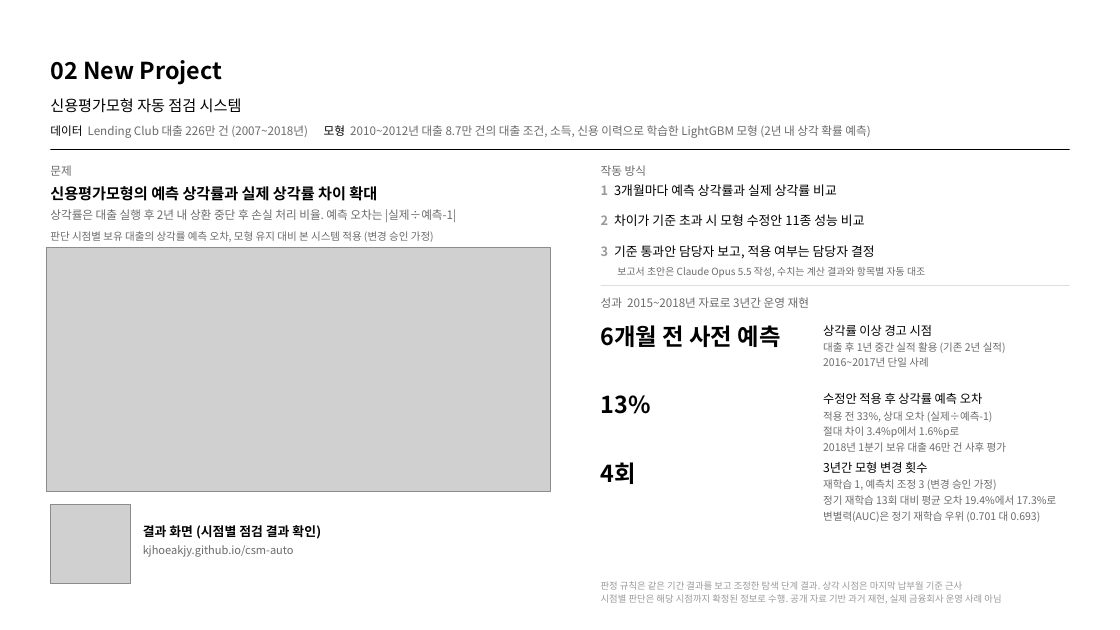
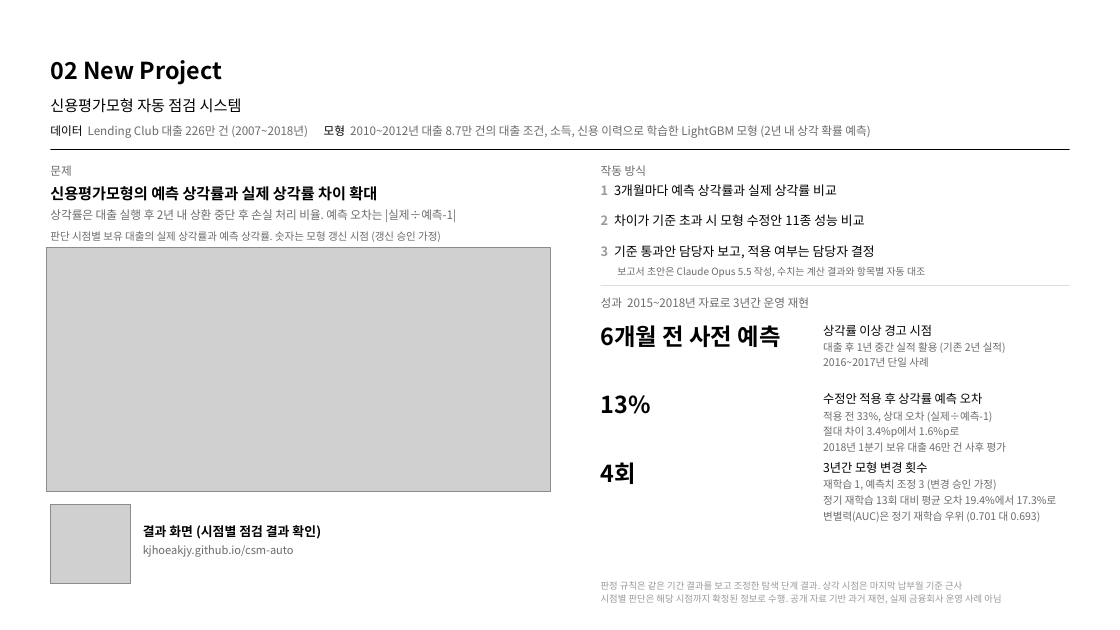
Before and after one commit to kjhoeakjy/csm-auto, a slide deck: slide 2 of ppt/역량PT_김연주.pptx. Drawn at 1120x630 pixels with LibreOffice and Linux fonts; fonts in the diff are those of the drawing; grey boxes stand for pictures. Boxes give left, top, right and bottom in pixels: in the first picture for what was removed or moved away, otherwise in the second. Text is boxed around its words. In the diff, an @@ line names an element or a change of style, - is before the commit and + after.

```diff
--- a/ppt/역량PT_김연주.pptx
+++ b/ppt/역량PT_김연주.pptx
@@ text at [50, 231, 441, 242]: text changed @@
-판단 시점별 보유 대출의 상각률 예측 오차, 모형 유지 대비 본 시스템 적용 (변경 승인 가정)
+판단 시점별 보유 대출의 실제 상각률과 예측 상각률. 숫자는 모형 갱신 시점 (갱신 승인 가정)
```
Also in this commit, not shown: 5 other files.
